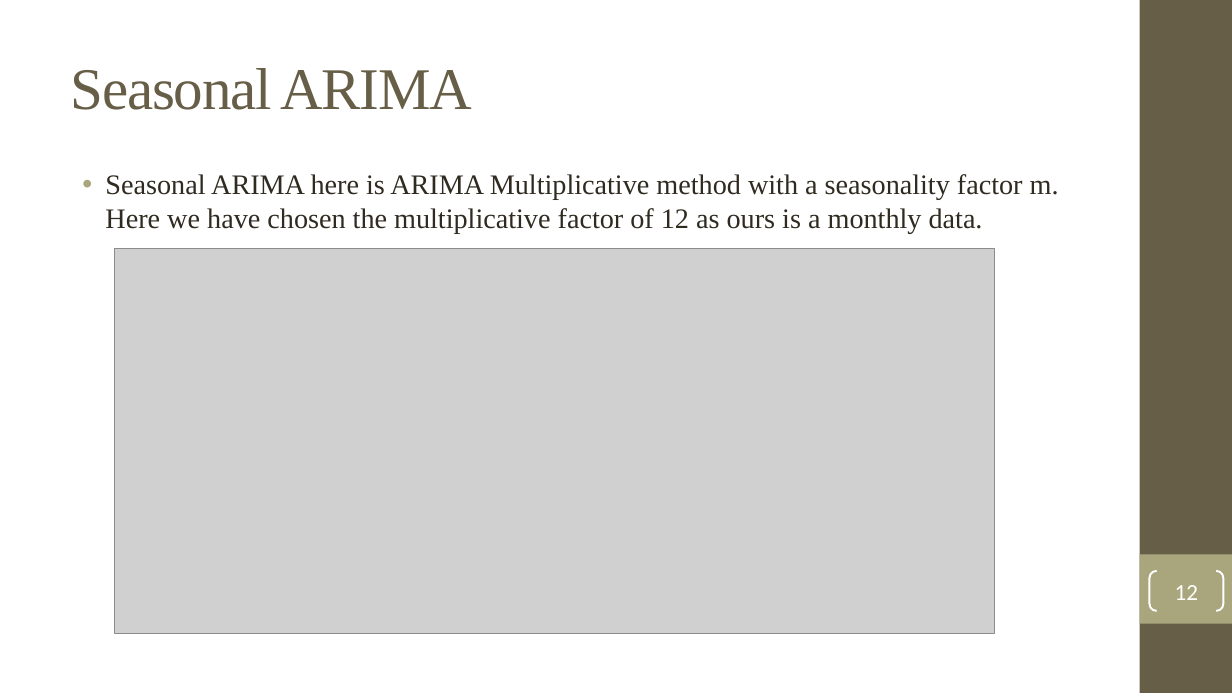
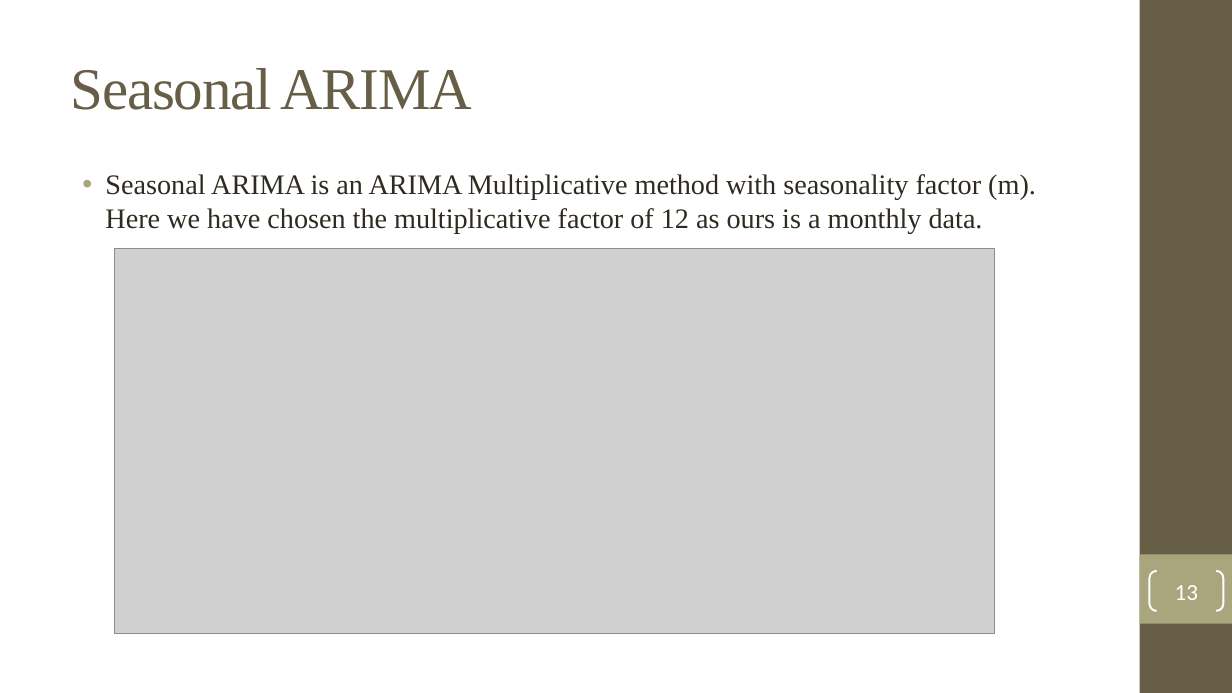
Before and after one commit to ForkedRepositories/Indian-Trade-Data-Analysis-and-Forecasting, a slide deck: slide 13 of Documents/Thesis/Indian Trade Analysis and Forecasting.pptx (slide 12 before the commit). Drawn at 1232x693 pixels with LibreOffice and Linux fonts; fonts in the diff are those of the drawing; grey boxes stand for pictures; background and template pictures are left out. Boxes give left, top, right and bottom in pixels: in the first picture for what was removed or moved away, otherwise in the second. Text is boxed around its words. In the diff, an @@ line names an element or a change of style, - is before the commit and + after.

Commit message:
grammar check, references, tech used, corrections

```diff
--- a/Documents/Thesis/Indian Trade Analysis and Forecasting.pptx
+++ b/Documents/Thesis/Indian Trade Analysis and Forecasting.pptx
@@ text at (x1=105, y1=174, x2=1036, y2=233): text changed @@
-• Seasonal ARIMA here is ARIMA Multiplicative method with a seasonality factor m. Here we have chosen the multiplicative factor of 12 as ours is a monthly data.
+• Seasonal ARIMA is an ARIMA Multiplicative method with seasonality factor (m). Here we have chosen the multiplicative factor of 12 as ours is a monthly data.
@@ page number at (x1=1175, y1=585, x2=1198, y2=600): text changed @@
-12
+13
```
Also in this commit, not shown: 8 other slides changed, 2 slides added.
